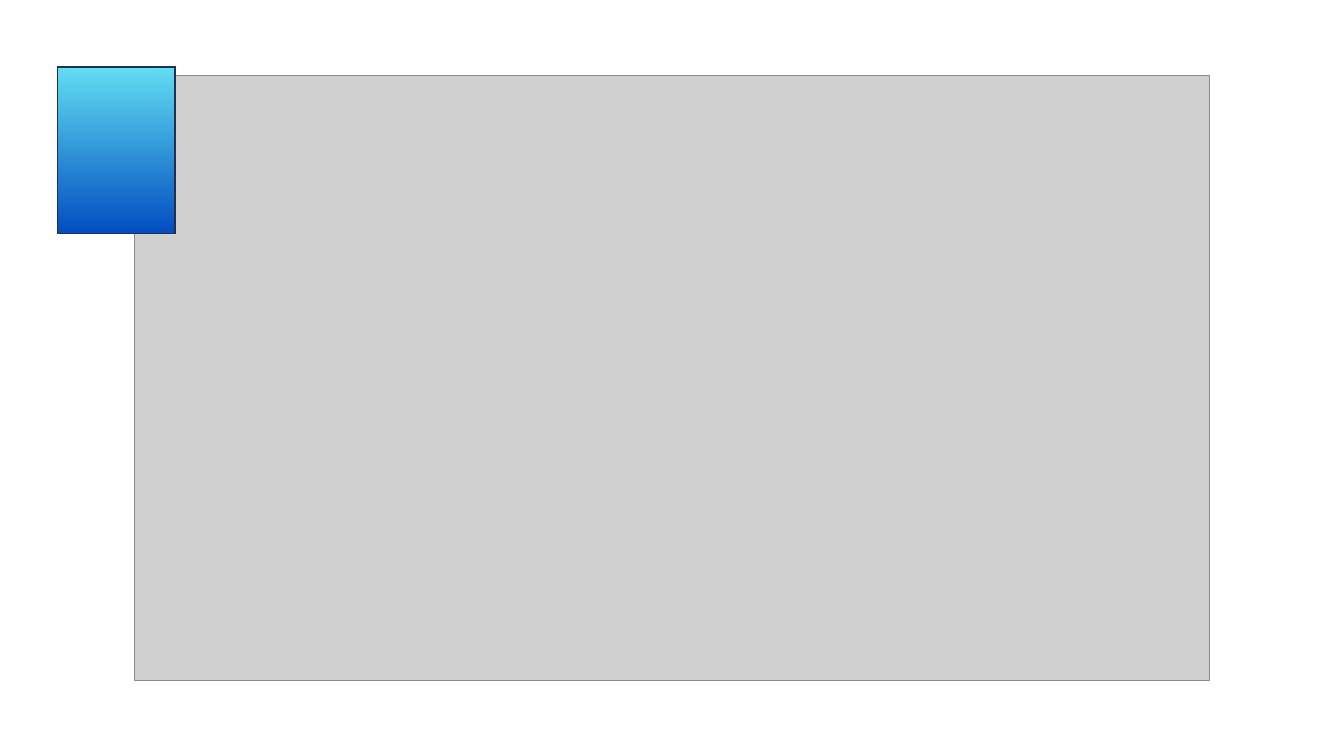
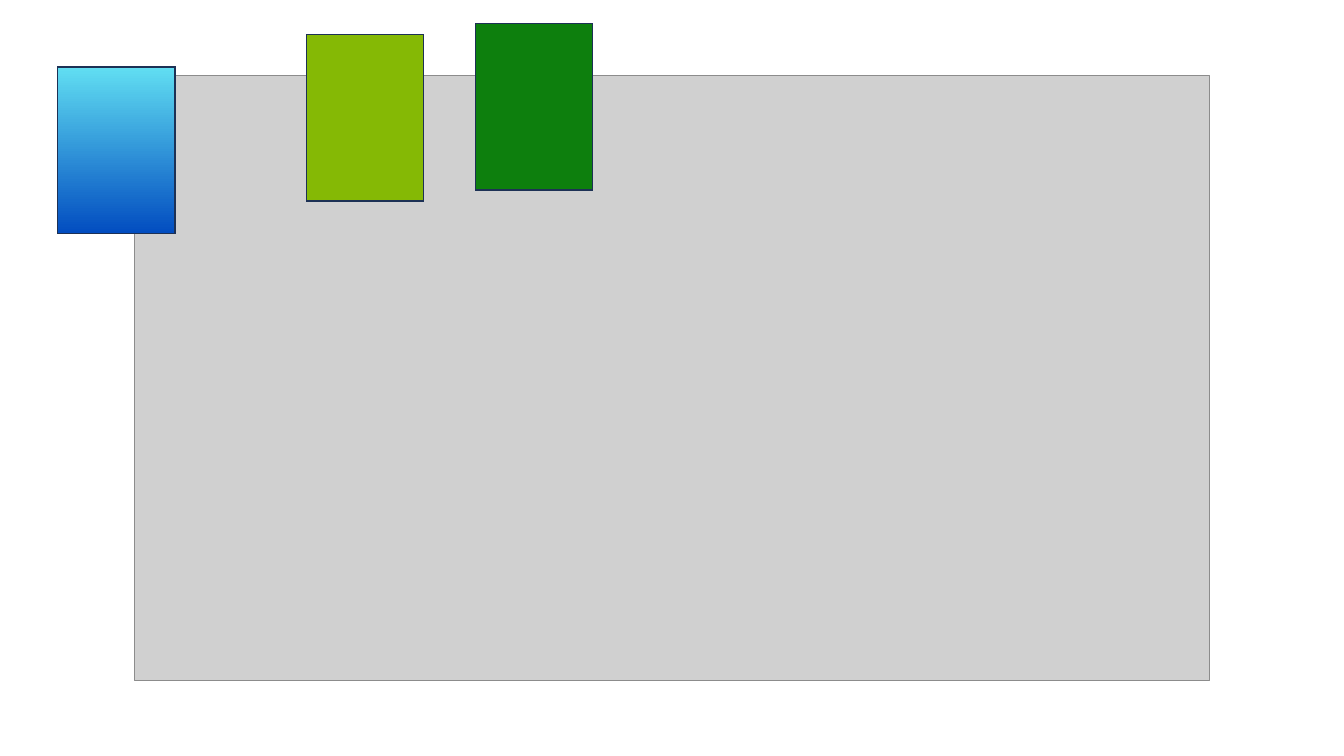
Before and after one commit to SkylabMak/CGAsm2, a slide deck: slide 2 of Presentation1.pptx. Drawn at 1344x756 pixels with LibreOffice and Linux fonts; fonts in the diff are those of the drawing; grey boxes stand for pictures. Boxes give left, top, right and bottom in pixels: in the first picture for what was removed or moved away, otherwise in the second. Text is boxed around its words. In the diff, an @@ line names an element or a change of style, - is before the commit and + after.

```diff
--- a/Presentation1.pptx
+++ b/Presentation1.pptx
@@ rectangle added at (x1=476, y1=23, x2=593, y2=190), fill #0D7F0D, outline #1E3256 1 pt @@
@@ rectangle added at (x1=307, y1=34, x2=423, y2=201), fill #85B905, outline #1E3256 1 pt @@
```
Also in this commit, not shown: 1 other slide changed, 3 other files.
